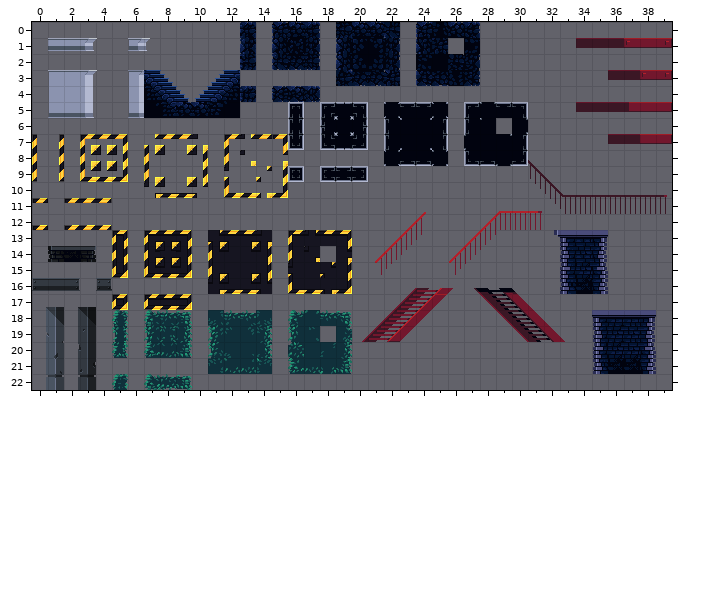
A Tiled map gets an edit: assets/levels/testlevel.tmx. The picture above is the old version.
Cells are 16x16 px. Shown: x 0..39, y 0..22.
And afterwards:
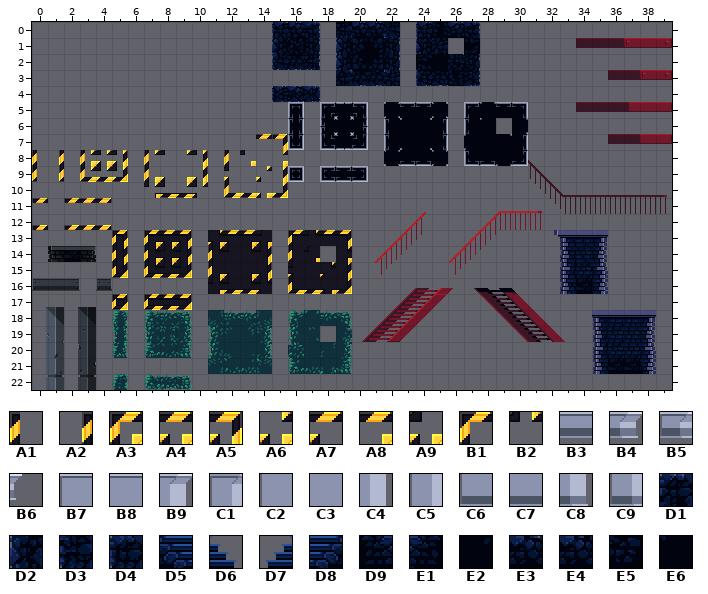
Key: from "ConstructionOverlay": A1 19, A2 20, A3 22, A4 23, A5 24, A6 26, A7 27, A8 28, A9 29, B1 31, B2 32; from "Ledges": B3 10, B4 12, B5 15, B6 16, B7 28, B8 29, B9 30, C1 33, C2 37, C3 38, C4 39, C5 42, C6 46, C7 47, C8 48, C9 51; from "Main": D1 19, D2 37, D3 55, D4 91, D5 127, D6 128, D7 132, D8 133, D9 145, E1 151, E2 163, E3 165, E4 167, E5 168, E6 169.
__ is an empty cell, .. an unchanged one.
What changed:
--- layer "BaseLayer"
@@ x 1..13 @@
- 0 .. .. .. .. .. .. .. .. .. .. .. .. D1
- 1 B3 B3 B4 .. .. B5 B6 .. .. .. .. .. D2
- 2 .. .. .. .. .. .. .. .. .. .. .. .. D3
- 3 B7 B8 B9 .. .. C1 D5 D6 .. .. D7 D8 ..
- 4 C2 C3 C4 .. .. C5 D9 D5 D6 D7 D8 E1 D4
- 5 C6 C7 C8 .. .. C9 E2 D9 E3 E4 E5 E6 ..
+ 0 .. .. .. .. .. .. .. .. .. .. .. .. __
+ 1 __ __ __ .. .. __ __ .. .. .. .. .. __
+ 2 .. .. .. .. .. .. .. .. .. .. .. .. __
+ 3 __ __ __ .. .. __ __ __ .. .. __ __ ..
+ 4 __ __ __ .. .. __ __ __ __ __ __ __ __
+ 5 __ __ __ .. .. __ __ __ __ __ __ __ ..
@@ x 0..13 @@
- 7 A1 A2 .. A3 A4 A5 .. A6 A7 A8 A9 .. B1 B2
+ 7 __ __ .. __ __ __ .. __ __ __ __ .. __ __
